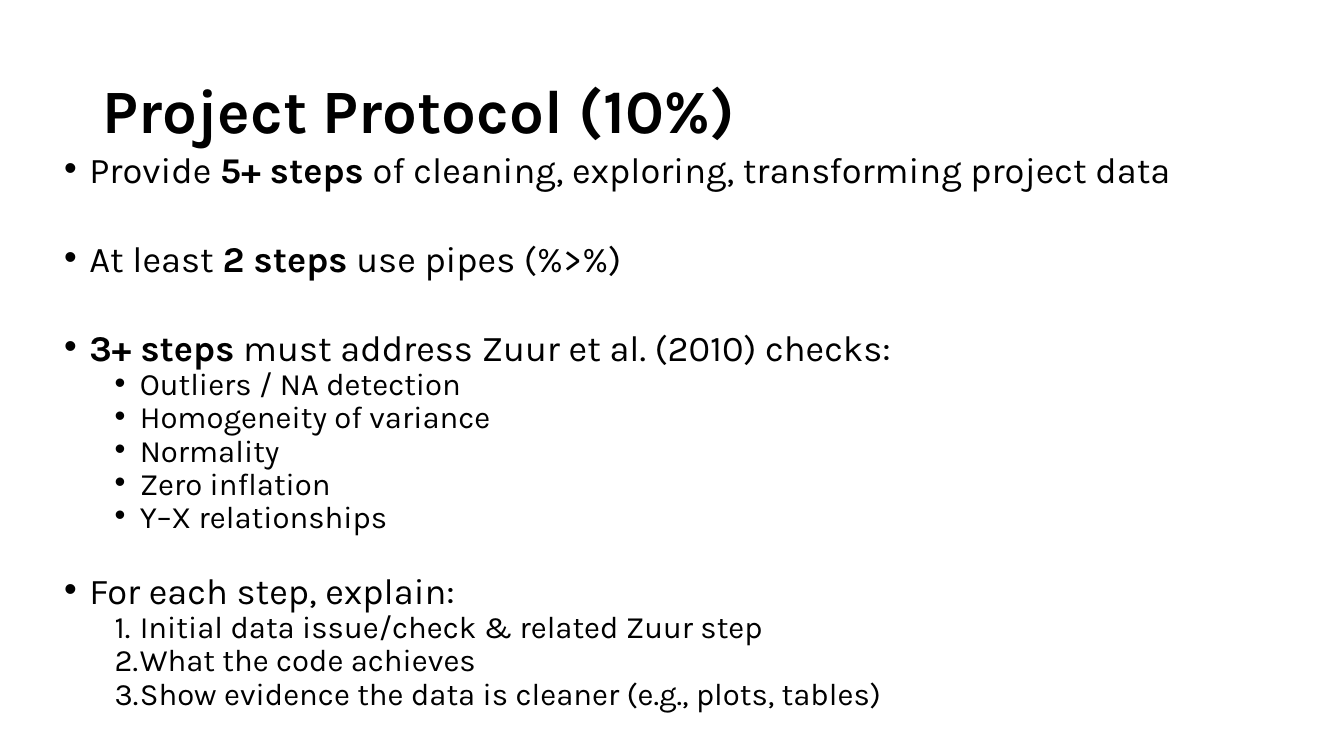
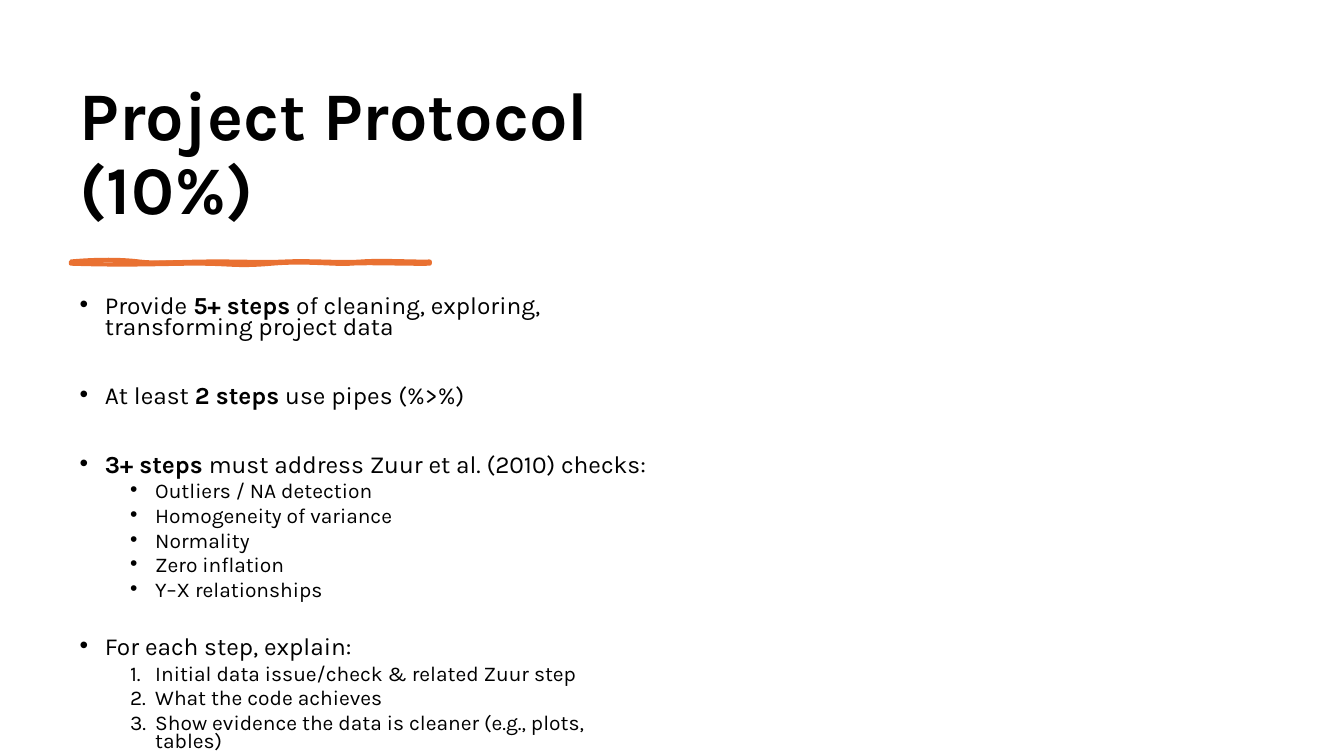
Before and after one commit to kris-wild/BIOL90041, a slide deck: slide 9 of Week_3/Workshop/Workshop_2.pptx (slide 10 before the commit). Drawn at 1344x756 pixels with LibreOffice and Linux fonts; fonts in the diff are those of the drawing. Boxes give left, top, right and bottom in pixels: in the first picture for what was removed or moved away, otherwise in the second. Text is boxed around its words. In the diff, an @@ line names an element or a change of style, - is before the commit and + after.

```diff
--- a/Week_3/Workshop/Workshop_2.pptx
+++ b/Week_3/Workshop/Workshop_2.pptx
@@ title "Project Protocol (10%)": place and size @@
-title "Project Protocol (10%)" at <box>102,86,736,148</box>
+title "Project Protocol (10%)" at <box>80,91,588,222</box>
@@ title "Project Protocol (10%)" at <box>80,91,588,222</box>: size 44 to 48.6 pt; vertical alignment middle to bottom @@
@@ freeform shape added at <box>71,262,430,264</box>, fill #E97132, outline #E97132 3 pt @@
@@ text "Provide 5+ steps of cleaning, ...": place and size @@
-text "Provide 5+ steps of cleaning, ..." at <box>89,158,1170,712</box>
+text "Provide 5+ steps of cleaning, ..." at <box>105,297,646,750</box>
@@ text "Provide 5+ steps of cleaning, ..." at <box>105,297,646,750</box>: size 25.9 to 17.5 pt in "Provide 5+ steps of cleaning, exploring, transforming ...", "At least 2 steps use pipes (%>%)", "3+ steps must address Zuur et al. ...", "For each step, explain:"; size 22.2 to 15 pt in "Outliers / NA detection", "Homogeneity of variance", "Normality", "Zero inflation" and 4 more places @@
```
Also in this commit, not shown: 9 other slides changed, 1 slide removed, 11 other files.
